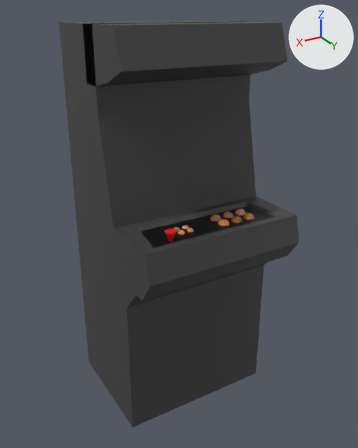
The Blender file 3D assets/arcade.blend: old version first, new version second.
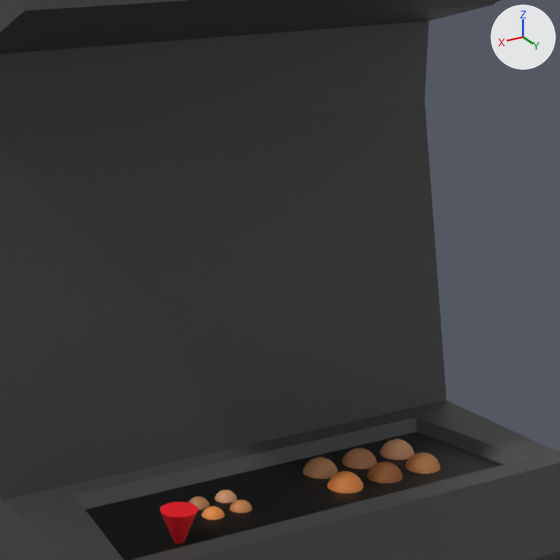
Each version appears first whole from a 50 mm lens placed at (4.09, 6.79, 6.75), pointed at (0.02, 0.01, 3.36), and next in a close-up on the part from 32% to 82% of the width and 15% to 55% of the height. Lighting does not change. The marker at upper right points along +X, +Y and +Z. The last two pictures show the newer version.
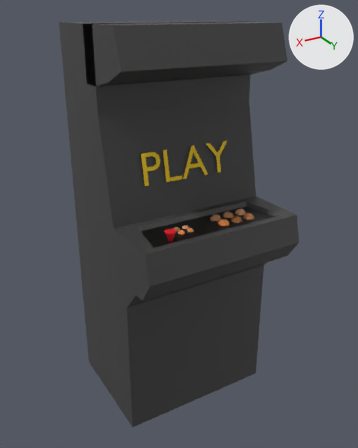
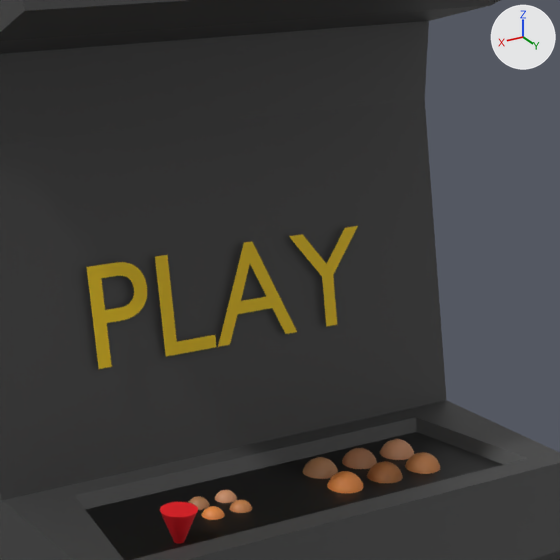
Boxes [x1, y1, x2, y2] around the edits, measured in the close-ups (560 x 560 px):
'Text', added (yellow): after [87, 226, 358, 369]

The edits, one by one:
Material 'Material.008' (mat_material_008) is new.
Its base color is (0.8, 0.538, 0.0) (yellow #e7c200).
Text 'PLAY' (txt_play) is new.
Its body is 'PLAY'.
It uses material mat_material_008 (yellow #e7c200).
Object 'Text' (ob_text) is new; it shows txt_play.
Its location is (0.844, 0.268, 4.261).
Its rotation in degrees is (-101, 180, 0).
Its scale is (0.741, 0.741, 0.741).
